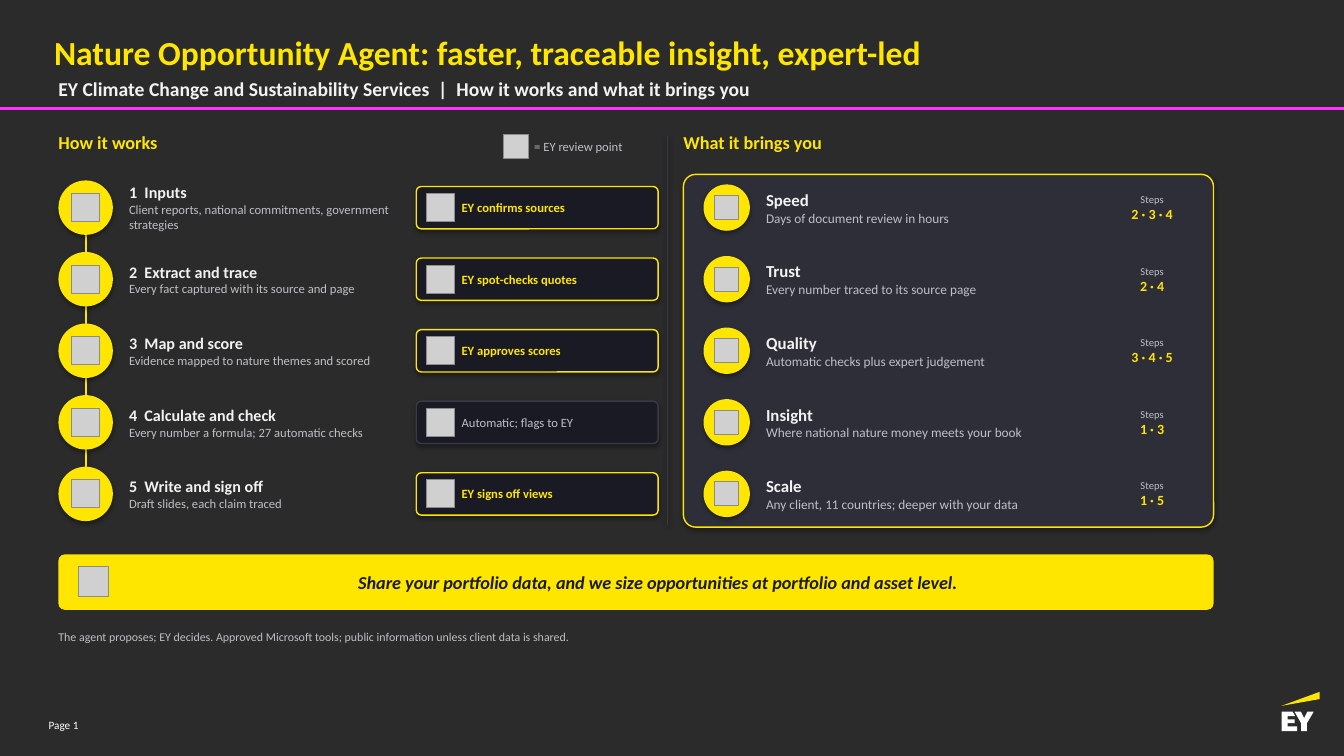
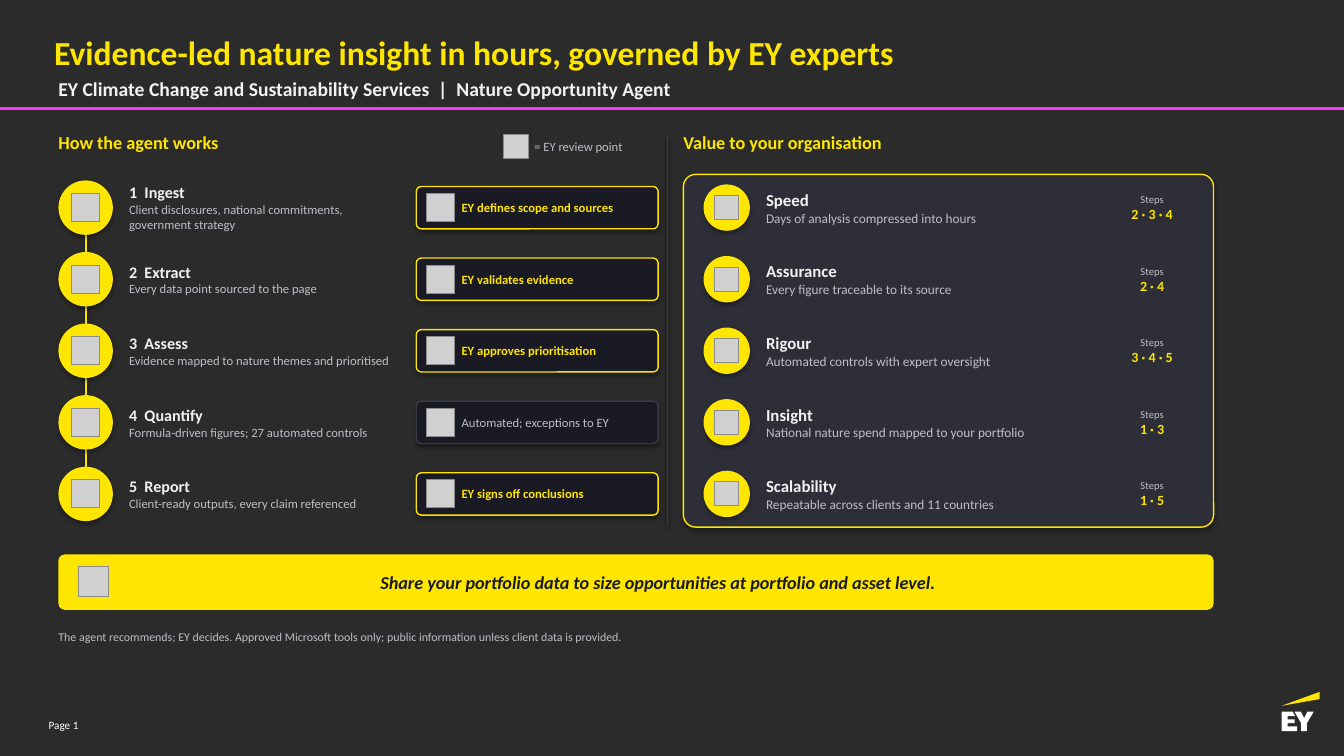
Before and after one commit to ManikantaDakoju/analytics, a slide deck: slide 1 of lbg-nature-poc/Nature_Agent_Split_Slide.pptx. Drawn at 1344x756 pixels with LibreOffice and Linux fonts; fonts in the diff are those of the drawing; grey boxes stand for pictures; background and template pictures are left out; a plain dark background stands for a picture behind light text. Boxes give left, top, right and bottom in pixels: in the first picture for what was removed or moved away, otherwise in the second. Text is boxed around its words. In the diff, an @@ line names an element or a change of style, - is before the commit and + after.

```diff
--- a/lbg-nature-poc/Nature_Agent_Split_Slide.pptx
+++ b/lbg-nature-poc/Nature_Agent_Split_Slide.pptx
@@ text at <box>54,41,894,71</box>: text changed @@
-Nature Opportunity Agent: faster, traceable insight, expert-led
+Evidence-led nature insight in hours, governed by EY experts
@@ text at <box>58,82,670,100</box>: text changed @@
-EY Climate Change and Sustainability Services | How it works and what it brings you
+EY Climate Change and Sustainability Services | Nature Opportunity Agent
@@ text at <box>58,136,218,152</box>: text changed @@
-How it works
+How the agent works
@@ text at <box>683,136,882,152</box>: text changed @@
-What it brings you
+Value to your organisation
@@ text at <box>129,187,342,231</box>: text changed @@
-1 Inputs
-Client reports, national commitments, government strategies
+1 Ingest
+Client disclosures, national commitments, government strategy
@@ text at <box>462,203,613,214</box>: text changed @@
-EY confirms sources
+EY defines scope and sources
@@ text at <box>766,214,977,225</box>: text changed @@
-Days of document review in hours
+Days of analysis compressed into hours
@@ text at <box>129,267,317,295</box>: text changed @@
-2 Extract and trace
-Every fact captured with its source and page
+2 Extract
+Every data point sourced to the page
@@ text at <box>766,266,952,296</box>: text changed @@
-Trust
-Every number traced to its source page
+Assurance
+Every figure traceable to its source
@@ text at <box>462,275,574,284</box>: text changed @@
-EY spot-checks quotes
+EY validates evidence
@@ text at <box>129,338,389,367</box>: text changed @@
-3 Map and score
-Evidence mapped to nature themes and scored
+3 Assess
+Evidence mapped to nature themes and prioritised
@@ text at <box>462,346,596,357</box>: text changed @@
-EY approves scores
+EY approves prioritisation
@@ text at <box>766,337,991,368</box>: text changed @@
-Quality
-Automatic checks plus expert judgement
+Rigour
+Automated controls with expert oversight
@@ text at <box>129,410,367,439</box>: text changed @@
-4 Calculate and check
-Every number a formula; 27 automatic checks
+4 Quantify
+Formula-driven figures; 27 automated controls
@@ text at <box>462,418,609,429</box>: text changed @@
-Automatic; flags to EY
+Automated; exceptions to EY
@@ text at <box>766,428,1024,439</box>: text changed @@
-Where national nature money meets your book
+National nature spend mapped to your portfolio
@@ text at <box>129,481,357,510</box>: text changed @@
-5 Write and sign off
-Draft slides, each claim traced
+5 Report
+Client-ready outputs, every claim referenced
@@ text at <box>462,489,584,500</box>: text changed @@
-EY signs off views
+EY signs off conclusions
@@ text at <box>766,480,994,511</box>: text changed @@
-Scale
-Any client, 11 countries; deeper with your data
+Scalability
+Repeatable across clients and 11 countries
@@ text at <box>380,576,935,592</box>: text changed @@
-Share your portfolio data, and we size opportunities at portfolio and asset level.
+Share your portfolio data to size opportunities at portfolio and asset level.
@@ text at <box>58,633,621,643</box>: text changed @@
-The agent proposes; EY decides. Approved Microsoft tools; public information unless client data is shared.
+The agent recommends; EY decides. Approved Microsoft tools only; public information unless client data is provided.
```
Also in this commit, not shown: 1 other file.
